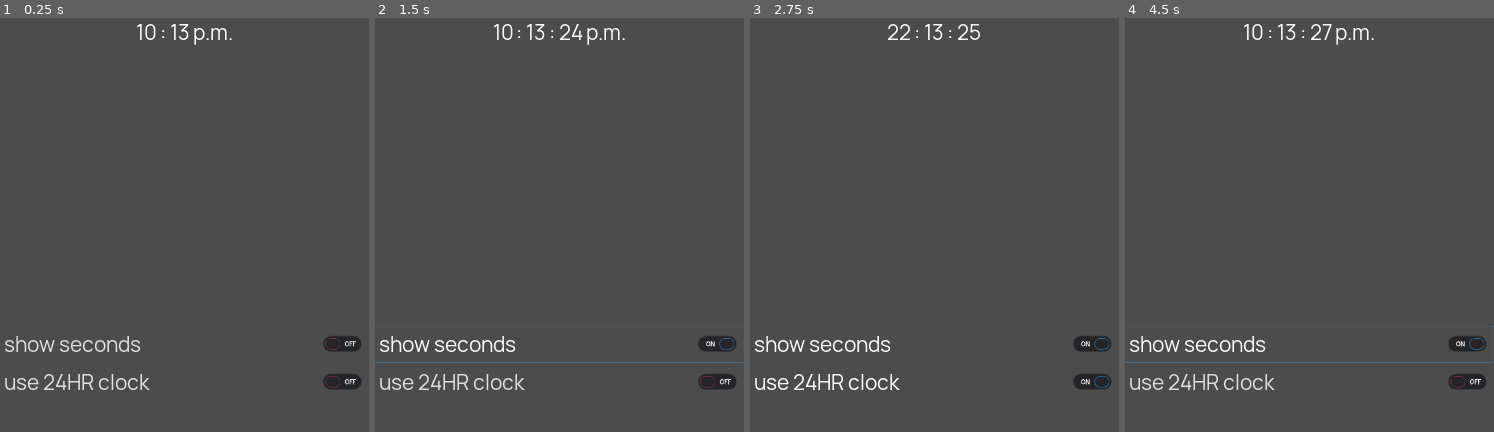
Above: before the commit, frames 1-4 (left to right).
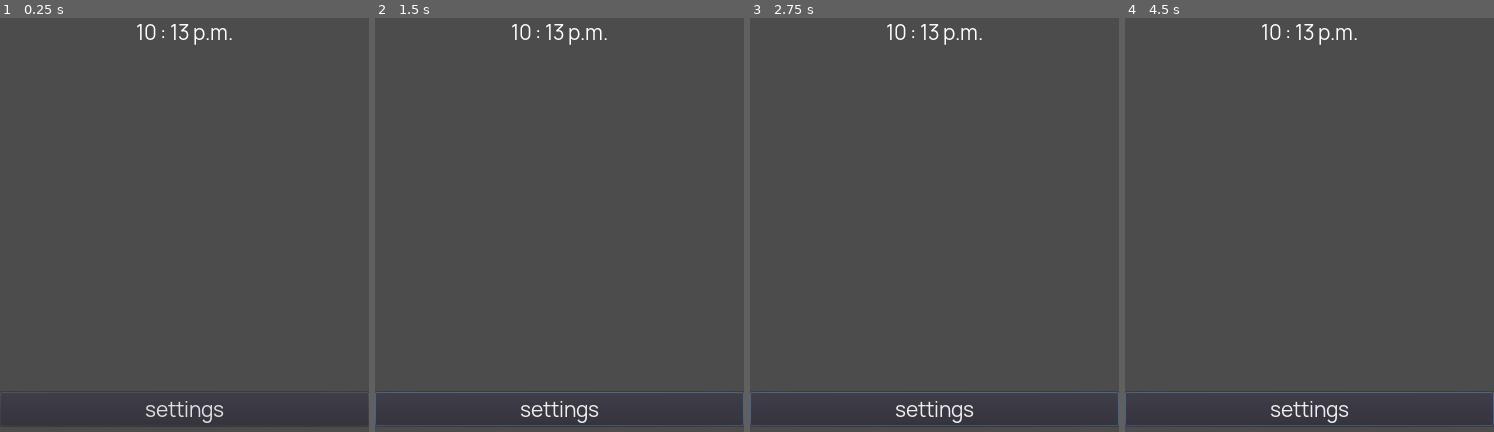
Above: after the commit, the same moments.

Repository: mrwm/clock
Game: Godot game, scene res://Main.tscn
Same seed, same stepped clock (60 frames per second), same inputs: the game is played once before the commit and once after it.
Inputs (mouse positions are in pixels of both pictures, inside the frame that each line leads up to):
- Up to frame 1 (0.25 s): no input
- Up to frame 2 (1.5 s): click (559, 407) at 0.5 s, where only the run after the commit has a clickable "settings"; click (559, 345) at 1.25 s, where only the run before the commit has a clickable "show seconds"
- Up to frame 3 (2.75 s): click (934, 382) at 2 s, where only the run before the commit has a clickable "use 24HR clock"
- Up to frame 4 (4.5 s): click (1309, 345) at 2.75 s, where only the run before the commit has a clickable "show seconds"; click (1309, 382) at 3.5 s, where only the run before the commit has a clickable "use 24HR clock"; click (1309, 345) at 4.25 s, where only the run before the commit has a clickable "show seconds"

The runs differ from the first frame. In frame 1, 2.5% of the frame differs, in the area x 0-100%, y 76-99%; in frame 2, 3.8%, in the area x 0-100%, y 1-99%; in frame 3, 3.5%; in frame 4, 3.8%.

Commit message:
add menu button and move gestures out of the main clock scene

Diff:
--- a/Clock.gd
+++ b/Clock.gd
@@ -61,49 +61,3 @@
   hour.set_text(str(currentHour));
   minute.set_text(": " + str(currentMinute));
   pass
-
-################
-# Touch events #
-################
-# Figure out the swipe direction
-var initialPoint = Vector2(0,0);
-var secondPoint = Vector2(0,0);
-const vectorDeviation = Vector2(200, 500)
-func _input(event):
-  # The difference allowed for directional swipe
-
-  if (event is InputEventScreenTouch):
-    if (event.pressed):
-      initialPoint = event.position;
-
-  if (event is InputEventScreenTouch) and (!event.pressed):
-    secondPoint = event.position;
-    calculateDirection(initialPoint, secondPoint)
-
-func calculateDirection(firstPt, secondPt):
-  var deviation = Vector2(int(abs(firstPt.x - secondPt.x)), \
-                          int(abs(firstPt.y - secondPt.y)));
-
-  # Check which vector is dominant (X or Y)
-  if (deviation.x > deviation.y):
-  # Check direction of X
-    if (firstPt.x > secondPt.x) and (deviation.x > vectorDeviation.x):
-      #touchpos.set_text("initial larger x <-" + str(deviation.x))
-      pass
-    elif (firstPt.x < secondPt.x) and (deviation.x > vectorDeviation.x):
-      #touchpos.set_text("initial smaller x ->" + str(deviation.x))
-      pass
-    else:
-      #touchpos.set_text("no change in x: " + str(deviation.x))
-      pass
-  else:
-    # Check direction of Y
-    if (firstPt.y > secondPt.y) and (deviation.y > vectorDeviation.y):
-      #touchpos.set_text("initial larger y U " + str(deviation.y))
-      pass
-    elif (firstPt.y < secondPt.y) and (deviation.y > vectorDeviation.y):
-      #touchpos.set_text("initial smaller y D " + str(deviation.y))
-      pass
-    else:
-      #touchpos.set_text("no change in y: " + str(deviation.y))
-      pass
--- a/Menu.gd
+++ b/Menu.gd
@@ -5,12 +5,31 @@
 onready var secondToggle = $"VBoxContainer/SecondToggle";
 onready var use24Toggle = $"VBoxContainer/Use24Toggle";
 
+var menuPostion = null
+var menuSize = null
+var menuHide = 0
 
 # Called when the node enters the scene tree for the first time.
 func _ready():
+  menuPostion = self.rect_position;
   touchpos.set_text(""); # leave empty for padding bottom of screen
   use24Toggle.connect("toggled", self,"_on_User24Toggle_toggled");
+  menuSize = self.rect_size;
+  for i in $VBoxContainer.get_child_count():
+    menuHide += $VBoxContainer.get_child(i).rect_size.y;
+    pass
+  menuHide = menuHide - $VBoxContainer.get_child(0).rect_size.y;
+  self.rect_position.y = menuHide;
   pass # Replace with function body.
+
+
+# TODO:
+#
+# - Make the settings button slide up & reveal more info when pressed
+# - Make the menu slide up when a slide-up gesture is detected
+#
+
+
 
 # Called every frame. 'delta' is the elapsed time since the previous frame.
 #func _process(delta):
@@ -25,3 +44,6 @@
 func _on_User24Toggle_toggled(button_pressed):
   Variables.use24hour = button_pressed;
   pass
+
+func _showMenu():
+  pass
--- a/Menu.tscn
+++ b/Menu.tscn
@@ -13,6 +13,12 @@
 anchor_bottom = 1.0
 rect_pivot_offset = Vector2( -2255, -1241 )
 alignment = 2
+
+[node name="Button" type="Button" parent="VBoxContainer"]
+margin_top = 746.0
+margin_right = 1080.0
+margin_bottom = 847.0
+text = "settings"
 
 [node name="SecondToggle" type="CheckButton" parent="VBoxContainer"]
 margin_top = 855.0
--- /dev/null
+++ b/System.gd
@@ -0,0 +1,46 @@
+extends Node
+
+
+################
+# Touch events #
+################
+
+# Figure out the swipe direction
+var initialPoint = Vector2(0,0);
+var secondPoint = Vector2(0,0);
+const vectorDeviation = Vector2(200, 500)
+func _input(event):
+  # The difference allowed for directional swipe
+
+  if (event is InputEventScreenTouch):
+    if (event.pressed):
+      initialPoint = event.position;
+
+  if (event is InputEventScreenTouch) and (!event.pressed):
+    secondPoint = event.position;
+    calculateDirection(initialPoint, secondPoint)
+
+func calculateDirection(firstPt, secondPt):
+  var deviation = Vector2(int(abs(firstPt.x - secondPt.x)), \
+                          int(abs(firstPt.y - secondPt.y)));
+
+  # Check which vector is dominant (X or Y)
+  if (deviation.x > deviation.y):
+  # Check direction of X
+    if (firstPt.x > secondPt.x) and (deviation.x > vectorDeviation.x):
+      #print("initial larger x <-" + str(deviation.x))
+      pass
+    elif (firstPt.x < secondPt.x) and (deviation.x > vectorDeviation.x):
+      #print("initial smaller x ->" + str(deviation.x))
+      pass
+  else:
+    # Check direction of Y
+    if (firstPt.y > secondPt.y) and (deviation.y > vectorDeviation.y):
+      #print("initial larger y U " + str(deviation.y))
+      pass
+    elif (firstPt.y < secondPt.y) and (deviation.y > vectorDeviation.y):
+      #print("initial smaller y D " + str(deviation.y))
+      pass
+    else:
+      #print("no change in xy: " + str(deviation))
+      pass
--- /dev/null
+++ b/System.tscn
@@ -0,0 +1,10 @@
+[gd_scene load_steps=3 format=2]
+
+[ext_resource path="res://Variables.gd" type="Script" id=1]
+[ext_resource path="res://System.gd" type="Script" id=2]
+
+[node name="System" type="Node"]
+script = ExtResource( 2 )
+
+[node name="Variables" type="Node" parent="."]
+script = ExtResource( 1 )
--- a/Variables.gd
+++ b/Variables.gd
@@ -7,3 +7,6 @@
 
 var showSeconds = false;
 var use24hour = false;
+
+const SCENES = [ "clock", "timer", "stopwatch", "alarm" ]
+var currentScene = SCENES[0]
--- a/Variables.tscn
+++ /dev/null
@@ -1,6 +0,0 @@
-[gd_scene load_steps=2 format=2]
-
-[ext_resource path="res://Variables.gd" type="Script" id=1]
-
-[node name="Variables" type="Node"]
-script = ExtResource( 1 )
--- a/project.godot
+++ b/project.godot
@@ -19,6 +19,7 @@
 [autoload]
 
 Variables="*res://Variables.gd"
+System="*res://System.gd"
 
 [display]
 
